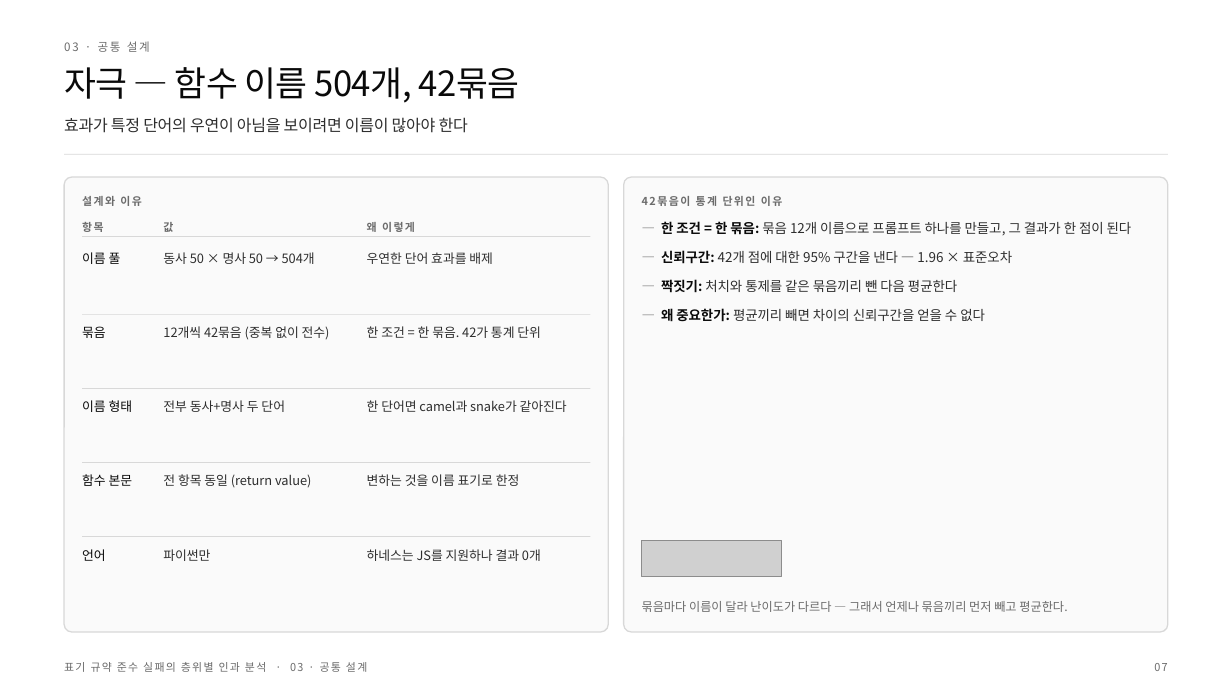
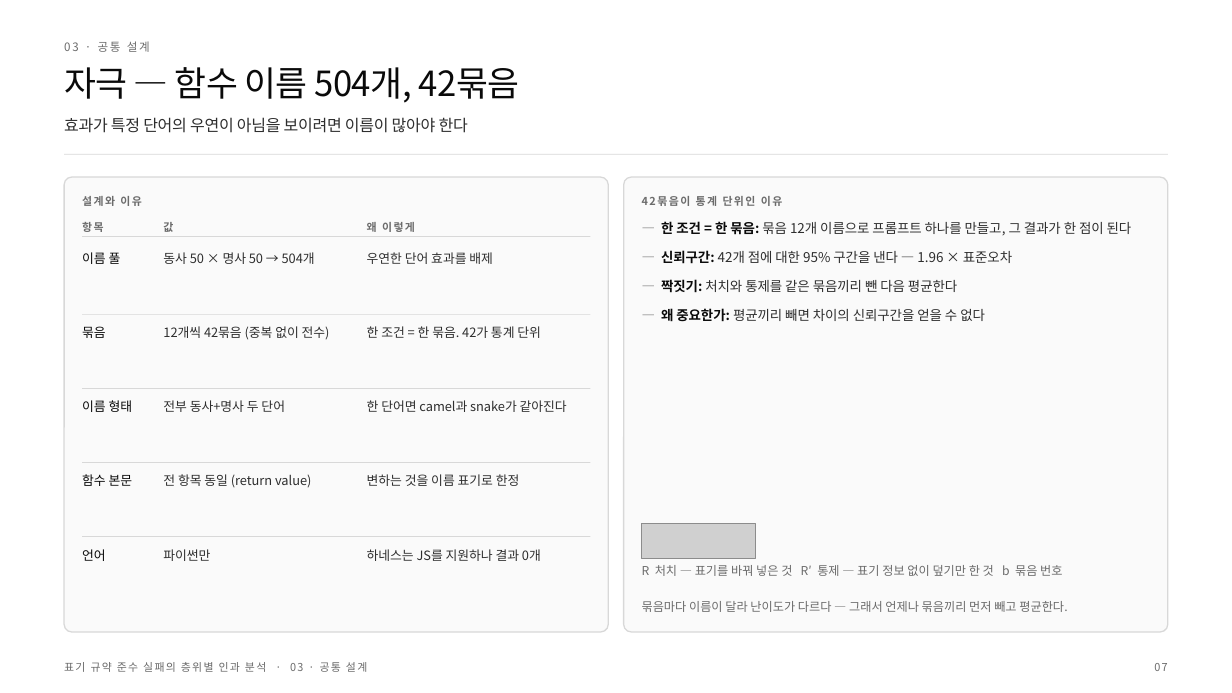
Before and after one commit to deanjs/HCLT_2026, a slide deck: slide 7 of docs/발표/HCLT2026_논문정리.pptx. Drawn at 1232x693 pixels with LibreOffice and Linux fonts; fonts in the diff are those of the drawing; grey boxes stand for pictures. Boxes give left, top, right and bottom in pixels: in the first picture for what was removed or moved away, otherwise in the second. Text is boxed around its words. In the diff, an @@ line names an element or a change of style, - is before the commit and + after.

```diff
--- a/docs/발표/HCLT2026_논문정리.pptx
+++ b/docs/발표/HCLT2026_논문정리.pptx
@@ picture: place and size @@
-picture at [641,541,782,577]
+picture at [641,524,755,559]
@@ text added at [642,565,1062,576], 9.5 pt, text #6B6B6B @@
+R 처치 — 표기를 바꿔 넣은 것 R′ 통제 — 표기 정보 없이 덮기만 한 것 b 묶음 번호
```
Also in this commit, not shown: 10 other slides changed, 25 other files.
